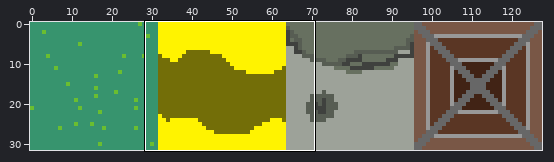
Sprite sheet, stored at gfx/tilemap.png. Above, an overview of the earlier version with the close-up marked.
Close-up. Before:
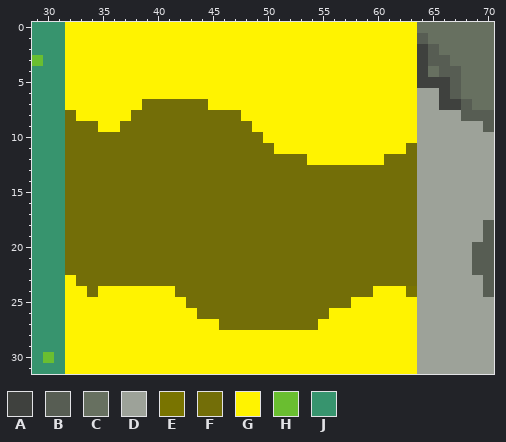
The file is 128x32 pixels. Shown: x 29..70, y 0..31.
Palette (. is transparent): A #3f413e  B #575d53  C #677060  D #9da299  E #797400  F #736e08  G #fff300  H #6abe30  J #37946e
Pixels before, first column x 29:
 0 JJJGGGGGGGGGGGGGGGGGGGGGGGGGGGGGGGGCCCCCCC
 1 JJJGGGGGGGGGGGGGGGGGGGGGGGGGGGGGGGGBCCCCCC
 2 JJJGGGGGGGGGGGGGGGGGGGGGGGGGGGGGGGGABCCCCC
 3 HJJGGGGGGGGGGGGGGGGGGGGGGGGGGGGGGGGABBCCCC
 4 JJJGGGGGGGGGGGGGGGGGGGGGGGGGGGGGGGGACBBCCC
 5 JJJGGGGGGGGGGGGGGGGGGGGGGGGGGGGGGGGAAABCCC
 6 JJJGGGGGGGGGGGGGGGGGGGGGGGGGGGGGGGGDDABCCC
 7 JJJGGGGGGGFFFFFFGGGGGGGGGGGGGGGGGGGDDAABCC
 8 JJJFGGGGGFFFFFFFFFFGGGGGGGGGGGGGGGGDDDDBBB
 9 JJJFFFGGFFFFFFFFFFFFGGGGGGGGGGGGGGGDDDDDDB
10 JJJFFFFFFFFFFFFFFFFFFGGGGGGGGGGGGGGDDDDDDD
11 JJJFFFFFFFFFFFFFFFFFFFGGGGGGGGGGGGFDDDDDDD
12 JJJFFFFFFFFFFFFFFFFFFFFFFGGGGGGGFFFDDDDDDD
13 JJJFFFFFFFFFFFFFFFFFFFFFFFFFFFFFFFFDDDDDDD
14 JJJFFFFFFFFFFFFFFFFFFFFFFFFFFFFFFFFDDDDDDD
15 JJJFFFFFFFFFFFFFFFFFFFFFFFFFFFFFFFFDDDDDDD
16 JJJFFFFFFFFFFFFFFFFFFFFFFFFFFFFFFFFDDDDDDD
17 JJJFFFFFFFFFFFFFFFFFFFFFFFFFFFFFFFFDDDDDDD
18 JJJFFFFFFFFFFFFFFFFFFFFFFFFFFFFFFFFDDDDDDB
19 JJJFFFFFFFFFFFFFFFFFFFFFFFFFFFFFFFFDDDDDDB
20 JJJFFFFFFFFFFFFFFFFFFFFFFFFFFFFFFFFDDDDDBB
21 JJJFFFFFFFFFFFFFFFFFFFFFFFFFFFFFFFFDDDDDBB
22 JJJFFFFFFFFFFFFFFFFFFFFFFFFFFFFFFFFDDDDDBB
23 JJJGFFFFFFFFFFFFFFFFFFFFFFFFFFFFFFFDDDDDDB
24 JJJGGFGGGGGGGFFFFFFFFFFFFFFFFFFGGGEDDDDDDB
25 JJJGGGGGGGGGGGFFFFFFFFFFFFFFFGGGGGGDDDDDDD
26 JJJGGGGGGGGGGGGFFFFFFFFFFFFGGGGGGGGDDDDDDD
27 JJJGGGGGGGGGGGGGGFFFFFFFFFGGGGGGGGGDDDDDDD
28 JJJGGGGGGGGGGGGGGGGGGGGGGGGGGGGGGGGDDDDDDD
29 JJJGGGGGGGGGGGGGGGGGGGGGGGGGGGGGGGGDDDDDDD
30 JHJGGGGGGGGGGGGGGGGGGGGGGGGGGGGGGGGDDDDDDD
31 JJJGGGGGGGGGGGGGGGGGGGGGGGGGGGGGGGGDDDDDDD
The same view after the edit:
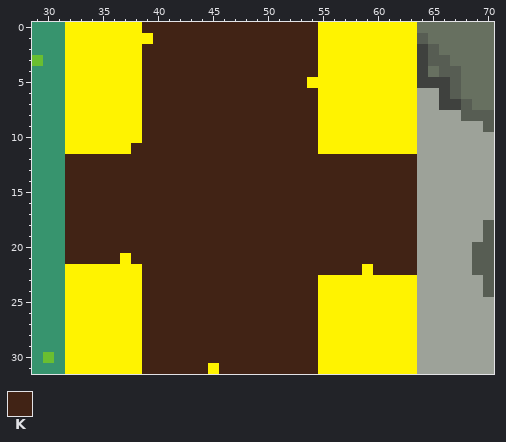
Colours new in this view: K #412315
Edits made:
{"y":0,"x":39,"old":"GGGGGGGGGGGGGGGG","new":"KKKKKKKKKKKKKKKK"}
{"y":1,"x":40,"old":"GGGGGGGGGGGGGGG","new":"KKKKKKKKKKKKKKK"}
{"y":2,"x":39,"old":"GGGGGGGGGGGGGGGG","new":"KKKKKKKKKKKKKKKK"}
{"y":3,"x":39,"old":"GGGGGGGGGGGGGGGG","new":"KKKKKKKKKKKKKKKK"}
{"y":4,"x":39,"old":"GGGGGGGGGGGGGGGG","new":"KKKKKKKKKKKKKKKK"}
{"y":5,"x":39,"old":"GGGGGGGGGGGGGGG","new":"KKKKKKKKKKKKKKK"}
{"y":6,"x":39,"old":"GGGGGGGGGGGGGGGG","new":"KKKKKKKKKKKKKKKK"}
{"y":7,"x":39,"old":"FFFFFFGGGGGGGGGG","new":"KKKKKKKKKKKKKKKK"}
{"y":8,"x":32,"old":"F","new":"G"}
{"y":8,"x":38,"old":"FFFFFFFFFFGGGGGGG","new":"GKKKKKKKKKKKKKKKK"}
{"y":9,"x":32,"old":"FFF","new":"GGG"}
{"y":9,"x":37,"old":"FFFFFFFFFFFFGGGGGG","new":"GGKKKKKKKKKKKKKKKK"}
{"y":10,"x":32,"old":"FFFFFFFFFFFFFFFFFFGGGGG","new":"GGGGGGGKKKKKKKKKKKKKKKK"}
{"y":11,"x":32,"old":"FFFFFFFFFFFFFFFFFFFGGGG","new":"GGGGGGKKKKKKKKKKKKKKKKK"}
{"y":11,"x":63,"old":"F","new":"G"}
{"y":12,"x":32,"old":"FFFFFFFFFFFFFFFFFFFFFFGGGGGGGFFF","new":"KKKKKKKKKKKKKKKKKKKKKKKKKKKKKKKK"}
{"y":13,"x":32,"old":"FFFFFFFFFFFFFFFFFFFFFFFFFFFFFFFF","new":"KKKKKKKKKKKKKKKKKKKKKKKKKKKKKKKK"}
{"y":14,"x":32,"old":"FFFFFFFFFFFFFFFFFFFFFFFFFFFFFFFF","new":"KKKKKKKKKKKKKKKKKKKKKKKKKKKKKKKK"}
{"y":15,"x":32,"old":"FFFFFFFFFFFFFFFFFFFFFFFFFFFFFFFF","new":"KKKKKKKKKKKKKKKKKKKKKKKKKKKKKKKK"}
{"y":16,"x":32,"old":"FFFFFFFFFFFFFFFFFFFFFFFFFFFFFFFF","new":"KKKKKKKKKKKKKKKKKKKKKKKKKKKKKKKK"}
{"y":17,"x":32,"old":"FFFFFFFFFFFFFFFFFFFFFFFFFFFFFFFF","new":"KKKKKKKKKKKKKKKKKKKKKKKKKKKKKKKK"}
{"y":18,"x":32,"old":"FFFFFFFFFFFFFFFFFFFFFFFFFFFFFFFF","new":"KKKKKKKKKKKKKKKKKKKKKKKKKKKKKKKK"}
{"y":19,"x":32,"old":"FFFFFFFFFFFFFFFFFFFFFFFFFFFFFFFF","new":"KKKKKKKKKKKKKKKKKKKKKKKKKKKKKKKK"}
{"y":20,"x":32,"old":"FFFFFFFFFFFFFFFFFFFFFFFFFFFFFFFF","new":"KKKKKKKKKKKKKKKKKKKKKKKKKKKKKKKK"}
{"y":21,"x":32,"old":"FFFFFFFFFFFFFFFFFFFFFFFFFFFFFFFF","new":"KKKKKGKKKKKKKKKKKKKKKKKKKKKKKKKK"}
{"y":22,"x":32,"old":"FFFFFFFFFFFFFFFFFFFFFFFFFFFFFFFF","new":"GGGGGGGKKKKKKKKKKKKKKKKKKKKGKKKK"}
{"y":23,"x":33,"old":"FFFFFFFFFFFFFFFFFFFFFFFFFFFFFFF","new":"GGGGGGKKKKKKKKKKKKKKKKGGGGGGGGG"}
{"y":24,"x":34,"old":"F","new":"G"}
{"y":24,"x":39,"old":"GGGFFFFFFFFFFFFFFFFFF","new":"KKKKKKKKKKKKKKKKGGGGG"}
{"y":24,"x":63,"old":"E","new":"G"}
{"y":25,"x":39,"old":"GGGGFFFFFFFFFFFFFFF","new":"KKKKKKKKKKKKKKKKGGG"}
{"y":26,"x":39,"old":"GGGGGFFFFFFFFFFFF","new":"KKKKKKKKKKKKKKKKG"}
{"y":27,"x":39,"old":"GGGGGGGFFFFFFFFF","new":"KKKKKKKKKKKKKKKK"}
{"y":28,"x":39,"old":"GGGGGGGGGGGGGGGG","new":"KKKKKKKKKKKKKKKK"}
{"y":29,"x":39,"old":"GGGGGGGGGGGGGGGG","new":"KKKKKKKKKKKKKKKK"}
{"y":30,"x":39,"old":"GGGGGGGGGGGGGGGG","new":"KKKKKKKKKKKKKKKK"}
{"y":31,"x":39,"old":"GGGGGG","new":"KKKKKK"}
{"y":31,"x":46,"old":"GGGGGGGGG","new":"KKKKKKKKK"}
{"label":"changed","picture_box":[65,22,417,374]}
